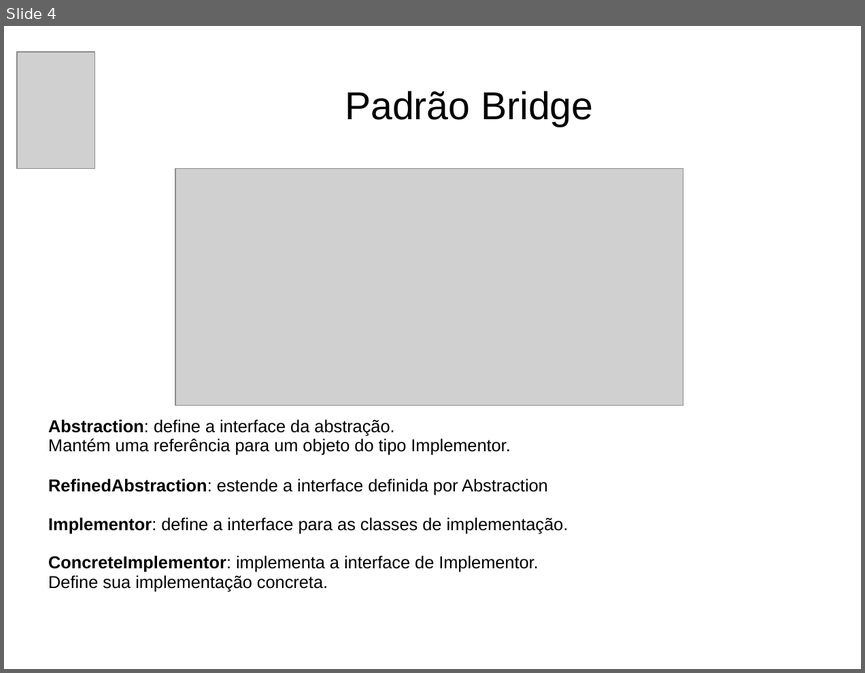
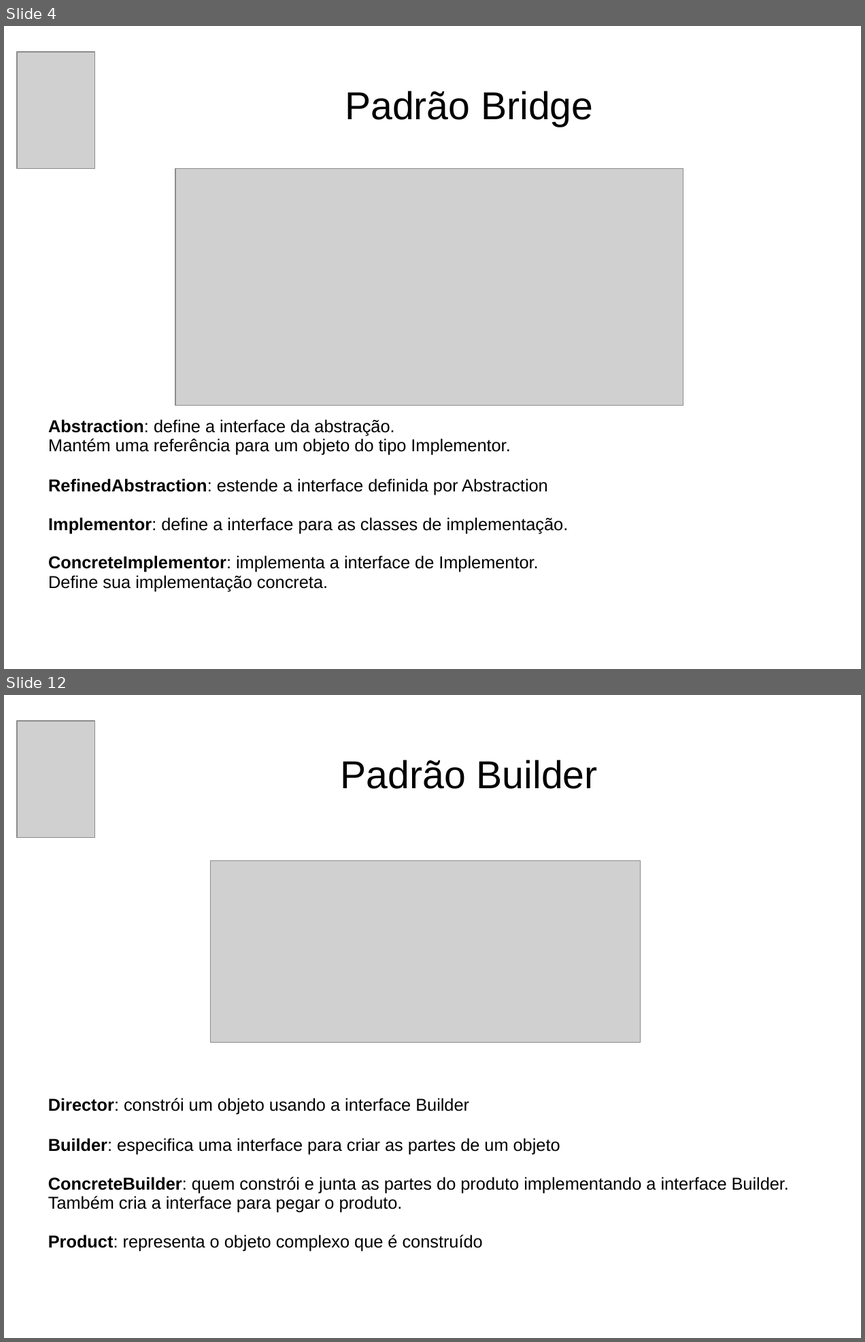
Before and after one commit to andrePfeiffer/Padroes, a slide deck: arquivos/Apresentação PSI.ppt. Shown one above the other, each under a label of ours: slide 4 before the commit, slides 4 and 12 after it; the slides between them are not shown. The pictures are 865x673 and 865x1342 pixels, drawn with LibreOffice and Linux fonts; fonts in the diff are those of the drawing; grey boxes stand for pictures; background and template pictures are left out. Boxes give left, top, right and bottom in pixels: in the first picture for what was removed or moved away, otherwise in the second. Text is boxed around its words. In the diff, an @@ line names an element or a change of style, - is before the commit and + after.

```diff
--- a/arquivos/Apresentação PSI.ppt
+++ b/arquivos/Apresentação PSI.ppt
@@ slide 12 added at box(4, 695, 861, 1338), background #FFFFFF @@
@@ picture added at box(17, 721, 96, 837) @@
@@ title added at box(341, 760, 598, 789), 36 pt, text #000000 @@
+Padrão Builder
@@ picture added at box(210, 861, 640, 1042) @@
@@ text added at box(48, 1098, 789, 1251), 16 pt, text #000000 @@
+Director: constrói um objeto usando a interface Builder
+Builder: especifica uma interface para criar as partes de um objeto
+ConcreteBuilder: quem constrói e junta as partes do produto implementando a interface Builder. Também cria a interface para pegar o produto.
+Product: representa o objeto complexo que é construído
```
Also in this commit, not shown: 1 slide changed, 13 other slides added, 3 other files.
